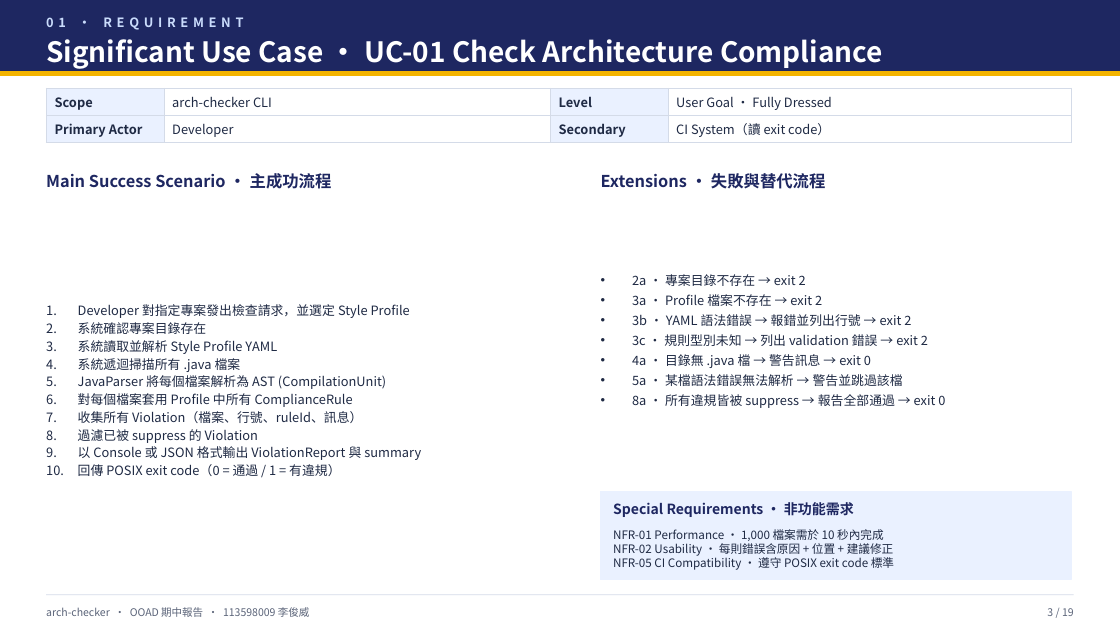
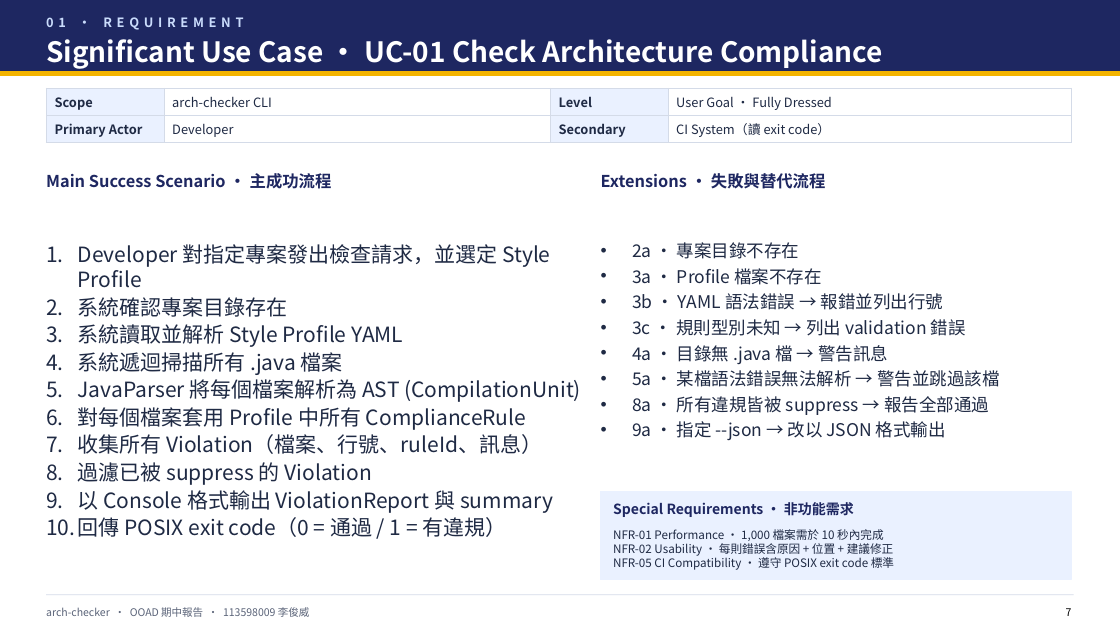
Before and after one commit to chun-wei0413/arch-checker, a slide deck: slide 8 of hw/Midterm/midterm-team6.pptx (slide 4 before the commit). Drawn at 1120x630 pixels with LibreOffice and Linux fonts; fonts in the diff are those of the drawing. Boxes give left, top, right and bottom in pixels: in the first picture for what was removed or moved away, otherwise in the second. Text is boxed around its words. In the diff, an @@ line names an element or a change of style, - is before the commit and + after.

```diff
--- a/hw/Midterm/midterm-team6.pptx
+++ b/hw/Midterm/midterm-team6.pptx
@@ text at <box>78,244,581,537</box>: size 11 to 18 pt in "Developer 對指定專案發出檢查請求，並選定 Style Profile", "系統確認專案目錄存在", "系統讀取並解析 Style Profile YAML", "系統遞迴掃描所有 .java 檔案" and 5 more places @@
@@ text at <box>632,242,966,365</box>: text changed; size 11 to 15 pt @@
-• 2a · 專案目錄不存在 → exit 2
-• 3a · Profile 檔案不存在 → exit 2
-• 3b · YAML 語法錯誤 → 報錯並列出行號 → exit 2
-• 3c · 規則型別未知 → 列出 validation 錯誤 → exit 2
-• 4a · 目錄無 .java 檔 → 警告訊息 → exit 0
+• 2a · 專案目錄不存在
+• 3a · Profile 檔案不存在
+• 3b · YAML 語法錯誤 → 報錯並列出行號
+• 3c · 規則型別未知 → 列出 validation 錯誤
+• 4a · 目錄無 .java 檔 → 警告訊息
@@ text at <box>632,370,999,387</box>: size 11 to 15 pt in "5a · 某檔語法錯誤無法解析 → 警告並跳過該檔" @@
@@ text at <box>632,396,989,441</box>: text changed; size 11 to 15 pt @@
-• 8a · 所有違規皆被 suppress → 報告全部通過 → exit 0
+• 8a · 所有違規皆被 suppress → 報告全部通過
+• 9a · 指定 --json → 改以 JSON 格式輸出
@@ text at <box>78,490,553,513</box>: text changed; size 11 to 18 pt @@
-9. 以 Console 或 JSON 格式輸出 ViolationReport 與 summary
+9. 以 Console 格式輸出 ViolationReport 與 summary
@@ text at <box>1066,608,1072,616</box>: text changed; text colour #5B6479 to #000000 @@
-3 / 19
+7
```
Also in this commit, not shown: 15 other slides changed, 5 slides added, 4 slides removed, 1 other file.
